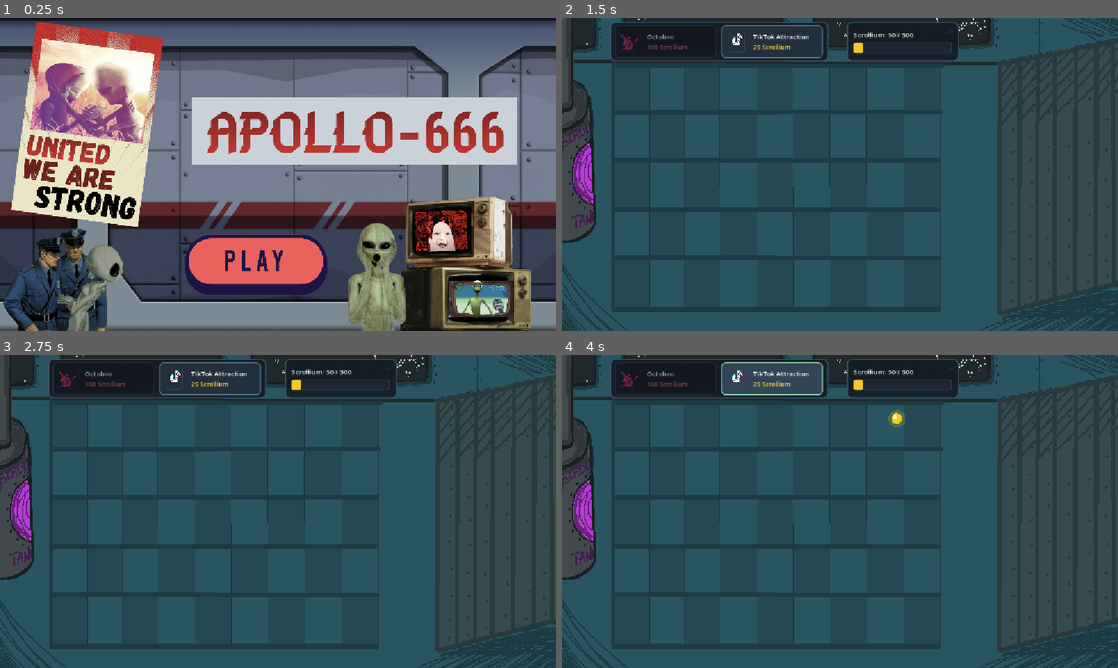
Above: before the commit, frames 1-4 (two rows, left to right).
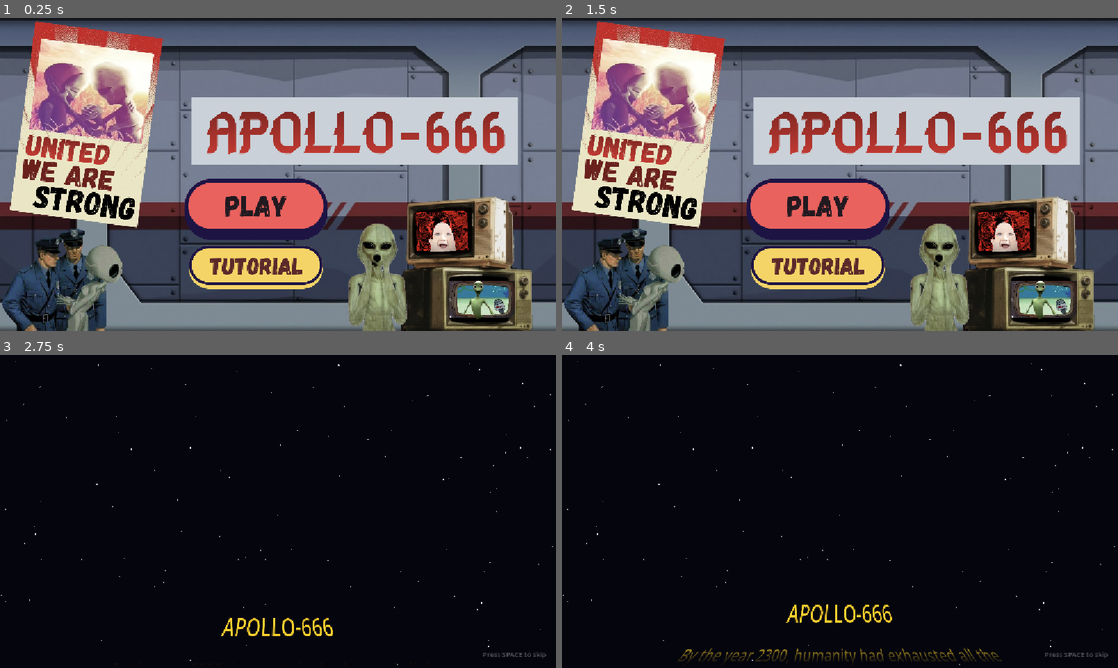
Above: after the commit, the same moments.

Repository: BogdanMartynenko/Apollo-666
Game: Godot game, scene res://Scenes/MainMenu.tscn
The game is run twice, just before and just after one commit, with the same random seed, the same clock (stepped at 60 frames per second) and the same inputs. Sound files missing from this copy of the repository are replaced by a short silence.
Inputs (mouse positions are in pixels of both pictures, inside the frame that each line leads up to):
- Up to frame 1 (0.25 s): no input
- Up to frame 2 (1.5 s): click (817, 268) at 0.52 s; tap Space at 1.25 s; move the mouse to (962, 158) at 1.27 s; click (962, 158) at 1.42 s
- Up to frame 3 (2.75 s): tap Space at 1.52 s; click (255, 545) at 2.02 s
- Up to frame 4 (4 s): click (773, 380) at 2.77 s; click (773, 380) at 3.52 s

The runs differ from the first frame. In frame 1, 17% of the frame differs, in the area x 0-100%, y 0-100%; in frame 2, 90%; in frame 3, 96%; in frame 4, 96%.

Commit message:
Update main menu artwork/buttons and link Tutorial screen

Diff:
--- a/Scenes/MainMenu.gd
+++ b/Scenes/MainMenu.gd
@@ -1,14 +1,21 @@
 extends Control
 
 @onready var play_button: Button = $PlayButton
+@onready var tutorial_button: Button = $TutorialButton
 
 
 func _ready() -> void:
 	Engine.time_scale = 1.0
 	get_tree().paused = false
 	play_button.pressed.connect(_on_play_pressed)
+	tutorial_button.pressed.connect(_on_tutorial_pressed)
 
 
 func _on_play_pressed() -> void:
 	get_tree().paused = false
 	get_tree().change_scene_to_file("res://Scenes/IntroCrawl.tscn")
+
+
+func _on_tutorial_pressed() -> void:
+	get_tree().paused = false
+	get_tree().change_scene_to_file("res://Scenes/TutorialScreen.tscn")
--- a/Scenes/MainMenu.tscn
+++ b/Scenes/MainMenu.tscn
@@ -49,11 +49,24 @@
 layout_mode = 1
 anchors_preset = -1
 anchor_left = 0.33
-anchor_top = 0.69
+anchor_top = 0.51
 anchor_right = 0.59
-anchor_bottom = 0.885
+anchor_bottom = 0.705
 mouse_default_cursor_shape = 2
 theme_override_styles/normal = SubResource("StyleBoxEmpty_normal")
 theme_override_styles/hover = SubResource("StyleBoxFlat_hover")
 theme_override_styles/pressed = SubResource("StyleBoxFlat_pressed")
 theme_override_styles/focus = SubResource("StyleBoxEmpty_focus")
+
+[node name="TutorialButton" type="Button" parent="."]
+layout_mode = 1
+anchors_preset = -1
+anchor_left = 0.332
+anchor_top = 0.722
+anchor_right = 0.588
+anchor_bottom = 0.87
+mouse_default_cursor_shape = 2
+theme_override_styles/normal = SubResource("StyleBoxEmpty_normal")
+theme_override_styles/hover = SubResource("StyleBoxFlat_hover")
+theme_override_styles/pressed = SubResource("StyleBoxFlat_pressed")
+theme_override_styles/focus = SubResource("StyleBoxEmpty_focus")
--- /dev/null
+++ b/Scenes/TutorialScreen.gd
@@ -0,0 +1,50 @@
+extends Control
+
+const MAIN_MENU_SCENE := "res://Scenes/MainMenu.tscn"
+
+@export var input_delay: float = 0.25
+
+var _elapsed: float = 0.0
+var _transitioning: bool = false
+
+
+func _ready() -> void:
+	Engine.time_scale = 1.0
+	get_tree().paused = false
+
+
+func _process(delta: float) -> void:
+	_elapsed += delta
+
+
+func _input(event: InputEvent) -> void:
+	if _transitioning or _elapsed < input_delay:
+		return
+
+	if _is_return_trigger(event):
+		get_viewport().set_input_as_handled()
+		_return_to_main_menu()
+
+
+func _is_return_trigger(event: InputEvent) -> bool:
+	if event is InputEventKey:
+		return event.pressed and not event.echo and event.keycode != KEY_META
+	if event is InputEventMouseButton:
+		return event.pressed and event.button_index not in [
+			MOUSE_BUTTON_WHEEL_UP,
+			MOUSE_BUTTON_WHEEL_DOWN,
+			MOUSE_BUTTON_WHEEL_LEFT,
+			MOUSE_BUTTON_WHEEL_RIGHT,
+		]
+	if event is InputEventJoypadButton:
+		return event.pressed
+	if event is InputEventScreenTouch:
+		return event.pressed
+	return false
+
+
+func _return_to_main_menu() -> void:
+	if _transitioning:
+		return
+	_transitioning = true
+	get_tree().change_scene_to_file(MAIN_MENU_SCENE)
--- /dev/null
+++ b/Scenes/TutorialScreen.tscn
@@ -0,0 +1,70 @@
+[gd_scene format=3]
+
+[ext_resource type="Script" path="res://Scenes/TutorialScreen.gd" id="1_tutorial"]
+[ext_resource type="Texture2D" path="res://Assets/tutorial.png" id="2_bg"]
+
+[sub_resource type="StyleBoxFlat" id="StyleBoxFlat_prompt"]
+bg_color = Color(0.05, 0.08, 0.1, 0.72)
+border_width_left = 1
+border_width_top = 1
+border_width_right = 1
+border_width_bottom = 1
+border_color = Color(0.95, 0.85, 0.35, 0.45)
+corner_radius_top_left = 14
+corner_radius_top_right = 14
+corner_radius_bottom_right = 14
+corner_radius_bottom_left = 14
+
+[node name="TutorialScreen" type="Control"]
+layout_mode = 3
+anchors_preset = 15
+anchor_right = 1.0
+anchor_bottom = 1.0
+grow_horizontal = 2
+grow_vertical = 2
+mouse_default_cursor_shape = 2
+script = ExtResource("1_tutorial")
+
+[node name="Background" type="TextureRect" parent="."]
+layout_mode = 1
+anchors_preset = 15
+anchor_right = 1.0
+anchor_bottom = 1.0
+grow_horizontal = 2
+grow_vertical = 2
+mouse_filter = 2
+texture = ExtResource("2_bg")
+expand_mode = 1
+
+[node name="PromptPanel" type="PanelContainer" parent="."]
+layout_mode = 1
+anchors_preset = 7
+anchor_left = 0.5
+anchor_top = 1.0
+anchor_right = 0.5
+anchor_bottom = 1.0
+offset_left = -225.0
+offset_top = -46.0
+offset_right = 225.0
+offset_bottom = -12.0
+grow_horizontal = 2
+grow_vertical = 0
+mouse_filter = 2
+theme_override_styles/panel = SubResource("StyleBoxFlat_prompt")
+
+[node name="MarginContainer" type="MarginContainer" parent="PromptPanel"]
+layout_mode = 2
+mouse_filter = 2
+theme_override_constants/margin_left = 16
+theme_override_constants/margin_top = 5
+theme_override_constants/margin_right = 16
+theme_override_constants/margin_bottom = 5
+
+[node name="PromptLabel" type="Label" parent="PromptPanel/MarginContainer"]
+layout_mode = 2
+mouse_filter = 2
+theme_override_colors/font_color = Color(0.96, 0.96, 0.92, 0.95)
+theme_override_font_sizes/font_size = 14
+text = "Click anywhere or press any button to return to Main Menu"
+horizontal_alignment = 1
+vertical_alignment = 1
Binary file changed: Assets/main_menu.png
Not shown, changed: Assets/main_menu.png.import
Binary file added: Assets/tutorial.png
Not shown: 1 places in Scenes/MainMenu.tscn that only renumber resources
